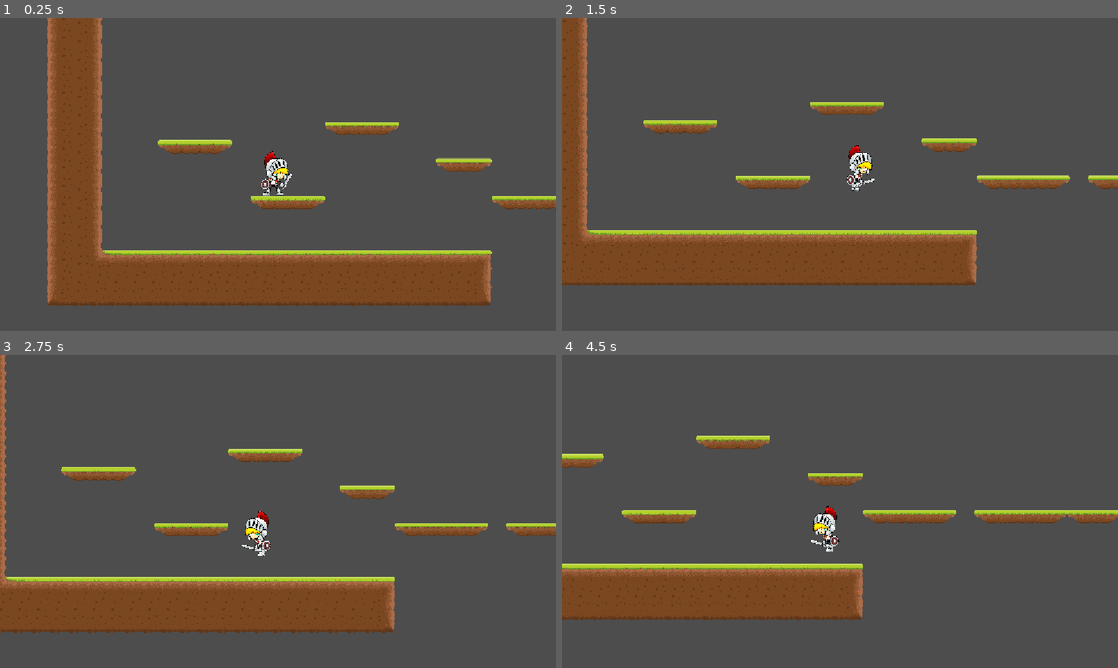
Above: before the commit, frames 1-4 (two rows, left to right).
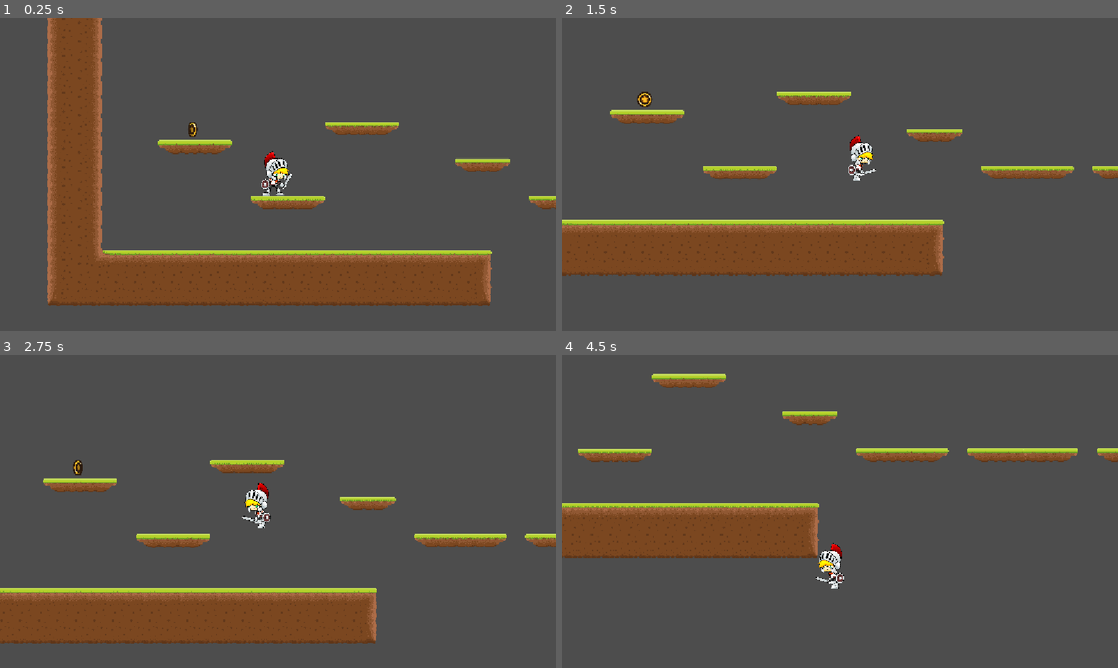
Above: after the commit, the same moments.

Repository: mxcoderr/platformer-terminus
Game: Godot game, scene res://scenes/game.tscn
The game is run twice, just before and just after one commit, with the same random seed, the same clock (stepped at 60 frames per second) and the same inputs.
Inputs:
- Up to frame 1 (0.25 s): no input
- Up to frame 2 (1.5 s): tap Enter (ui_accept) at 0.5, 0.6 s; hold Right (ui_right) from 0.53 s (still down); tap Space (jump, bound only after the commit) at 0.77, 0.8, 1.07, 1.35 s
- Up to frame 3 (2.75 s): tap Space (jump, bound only after the commit) at 1.52, 1.82, 2.3 s; tap Enter (ui_accept) at 1.55, 2.1 s; release Right (ui_right) at 2.03 s; hold Left (ui_left) from 2.03 s (still down)
- Up to frame 4 (4.5 s): release Left (ui_left) at 2.78 s; hold Right (ui_right) 2.78-4.28 s; tap Enter (ui_accept) at 2.85, 4.35 s; tap Space (jump, bound only after the commit) at 3.02, 3.32, 3.6, 3.77, 4.07 s; hold Left (ui_left) from 4.28 s (still down)

The runs differ from the first frame. In frame 1, 0.7% of the frame differs, in the area x 33-99%, y 33-62%; in frame 2, 16%; in frame 3, 14%; in frame 4, 24%, in the area x 0-100%, y 6-85%.

Commit message:
Add Coin Scene
Remove depricated code

Diff:
--- a/project.godot
+++ b/project.godot
@@ -21,6 +21,35 @@
 window/stretch/mode="canvas_items"
 window/stretch/aspect="expand"
 
+[input]
+
+jump={
+"deadzone": 0.2,
+"events": [Object(InputEventKey,"resource_local_to_scene":false,"resource_name":"","device":-1,"window_id":0,"alt_pressed":false,"shift_pressed":false,"ctrl_pressed":false,"meta_pressed":false,"pressed":false,"keycode":0,"physical_keycode":32,"key_label":0,"unicode":32,"location":0,"echo":false,"script":null)
+, Object(InputEventKey,"resource_local_to_scene":false,"resource_name":"","device":-1,"window_id":0,"alt_pressed":false,"shift_pressed":false,"ctrl_pressed":false,"meta_pressed":false,"pressed":false,"keycode":0,"physical_keycode":4194320,"key_label":0,"unicode":0,"location":0,"echo":false,"script":null)
+, Object(InputEventKey,"resource_local_to_scene":false,"resource_name":"","device":-1,"window_id":0,"alt_pressed":false,"shift_pressed":false,"ctrl_pressed":false,"meta_pressed":false,"pressed":false,"keycode":0,"physical_keycode":87,"key_label":0,"unicode":119,"location":0,"echo":false,"script":null)
+]
+}
+move_left={
+"deadzone": 0.2,
+"events": [Object(InputEventKey,"resource_local_to_scene":false,"resource_name":"","device":-1,"window_id":0,"alt_pressed":false,"shift_pressed":false,"ctrl_pressed":false,"meta_pressed":false,"pressed":false,"keycode":0,"physical_keycode":4194319,"key_label":0,"unicode":0,"location":0,"echo":false,"script":null)
+, Object(InputEventKey,"resource_local_to_scene":false,"resource_name":"","device":-1,"window_id":0,"alt_pressed":false,"shift_pressed":false,"ctrl_pressed":false,"meta_pressed":false,"pressed":false,"keycode":0,"physical_keycode":65,"key_label":0,"unicode":97,"location":0,"echo":false,"script":null)
+]
+}
+move_right={
+"deadzone": 0.2,
+"events": [Object(InputEventKey,"resource_local_to_scene":false,"resource_name":"","device":-1,"window_id":0,"alt_pressed":false,"shift_pressed":false,"ctrl_pressed":false,"meta_pressed":false,"pressed":false,"keycode":0,"physical_keycode":4194321,"key_label":0,"unicode":0,"location":0,"echo":false,"script":null)
+, Object(InputEventKey,"resource_local_to_scene":false,"resource_name":"","device":-1,"window_id":0,"alt_pressed":false,"shift_pressed":false,"ctrl_pressed":false,"meta_pressed":false,"pressed":false,"keycode":0,"physical_keycode":68,"key_label":0,"unicode":100,"location":0,"echo":false,"script":null)
+]
+}
+attack={
+"deadzone": 0.2,
+"events": [Object(InputEventMouseButton,"resource_local_to_scene":false,"resource_name":"","device":-1,"window_id":0,"alt_pressed":false,"shift_pressed":false,"ctrl_pressed":false,"meta_pressed":false,"button_mask":1,"position":Vector2(368, 25),"global_position":Vector2(382, 98),"factor":1.0,"button_index":1,"canceled":false,"pressed":true,"double_click":false,"script":null)
+, Object(InputEventKey,"resource_local_to_scene":false,"resource_name":"","device":-1,"window_id":0,"alt_pressed":false,"shift_pressed":false,"ctrl_pressed":false,"meta_pressed":false,"pressed":false,"keycode":0,"physical_keycode":4194322,"key_label":0,"unicode":0,"location":0,"echo":false,"script":null)
+, Object(InputEventKey,"resource_local_to_scene":false,"resource_name":"","device":-1,"window_id":0,"alt_pressed":false,"shift_pressed":false,"ctrl_pressed":false,"meta_pressed":false,"pressed":false,"keycode":0,"physical_keycode":83,"key_label":0,"unicode":115,"location":0,"echo":false,"script":null)
+]
+}
+
 [physics]
 
 3d/physics_engine="Jolt Physics"
--- /dev/null
+++ b/scenes/coin.tscn
@@ -0,0 +1,52 @@
+[gd_scene format=3 uid="uid://dr173jkxymms7"]
+
+[ext_resource type="Script" uid="uid://blqpcinsrjk2" path="res://scripts/coin.gd" id="1_jig8b"]
+[ext_resource type="Texture2D" uid="uid://8cfyfxeknbsi" path="res://assets/world/SkyRuins/Collectable Object/Sky_Ruins_2D_Platformer_Tileset_Collectable Object - Coin 01.png" id="1_wnlwo"]
+[ext_resource type="Texture2D" uid="uid://dg0coyl0o345u" path="res://assets/world/SkyRuins/Collectable Object/Sky_Ruins_2D_Platformer_Tileset_Collectable Object - Coin 02.png" id="2_jig8b"]
+[ext_resource type="Texture2D" uid="uid://ckcqxpscssfrw" path="res://assets/world/SkyRuins/Collectable Object/Sky_Ruins_2D_Platformer_Tileset_Collectable Object - Coin 03.png" id="3_xmuha"]
+[ext_resource type="Texture2D" uid="uid://b8g37d00ifbmg" path="res://assets/world/SkyRuins/Collectable Object/Sky_Ruins_2D_Platformer_Tileset_Collectable Object - Coin 04.png" id="4_kfxoj"]
+[ext_resource type="Texture2D" uid="uid://cd7xw8dygxxup" path="res://assets/world/SkyRuins/Collectable Object/Sky_Ruins_2D_Platformer_Tileset_Collectable Object - Coin 05.png" id="5_jsmju"]
+[ext_resource type="Texture2D" uid="uid://bf6jl5s3j5a4" path="res://assets/world/SkyRuins/Collectable Object/Sky_Ruins_2D_Platformer_Tileset_Collectable Object - Coin 06.png" id="6_s0mny"]
+
+[sub_resource type="SpriteFrames" id="SpriteFrames_kahox"]
+animations = [{
+"frames": [{
+"duration": 1.0,
+"texture": ExtResource("1_wnlwo")
+}, {
+"duration": 1.0,
+"texture": ExtResource("2_jig8b")
+}, {
+"duration": 1.0,
+"texture": ExtResource("3_xmuha")
+}, {
+"duration": 1.0,
+"texture": ExtResource("4_kfxoj")
+}, {
+"duration": 1.0,
+"texture": ExtResource("5_jsmju")
+}, {
+"duration": 1.0,
+"texture": ExtResource("6_s0mny")
+}],
+"loop": 1,
+"name": &"default",
+"speed": 8.0
+}]
+
+[sub_resource type="CircleShape2D" id="CircleShape2D_ostoq"]
+radius = 50.159744
+
+[node name="Coin" type="Area2D" unique_id=1980635153]
+collision_mask = 2
+script = ExtResource("1_jig8b")
+
+[node name="AnimatedSprite2D" type="AnimatedSprite2D" parent="." unique_id=1903764700]
+sprite_frames = SubResource("SpriteFrames_kahox")
+autoplay = "default"
+frame_progress = 0.7175231
+
+[node name="CollisionShape2D" type="CollisionShape2D" parent="." unique_id=1924090924]
+shape = SubResource("CircleShape2D_ostoq")
+
+[connection signal="body_entered" from="." to="." method="_on_body_entered"]
--- a/scenes/game.tscn
+++ b/scenes/game.tscn
@@ -48,7 +48,8 @@
 [ext_resource type="Texture2D" uid="uid://dqgdcgrerulnq" path="res://assets/knight/Jump (10).png" id="21_8ool0"]
 [ext_resource type="Texture2D" uid="uid://d2jvwwlvlpxqn" path="res://assets/knight/Walk (10).png" id="21_qouja"]
 [ext_resource type="Texture2D" uid="uid://ducf316lrttnv" path="res://assets/world/Tilesets/Floor.png" id="32_wljb1"]
-[ext_resource type="Script" uid="uid://dvcdadcgalx5e" path="res://scenes/follow.gd" id="33_v2yb1"]
+[ext_resource type="Script" uid="uid://dvcdadcgalx5e" path="res://scripts/follow.gd" id="33_v2yb1"]
+[ext_resource type="PackedScene" uid="uid://dr173jkxymms7" path="res://scenes/coin.tscn" id="49_rm0al"]
 
 [sub_resource type="TileSetAtlasSource" id="TileSetAtlasSource_v2yb1"]
 texture = ExtResource("32_wljb1")
@@ -319,6 +320,7 @@
 spawn = NodePath("World/Spawn")
 
 [node name="World" type="Node2D" parent="Level" unique_id=1720226140]
+position = Vector2(0, 1)
 script = ExtResource("2_oaba0")
 metadata/_edit_group_ = true
 
@@ -331,20 +333,29 @@
 tile_set = SubResource("TileSet_ajtct")
 
 [node name="plat_01" parent="Level/World" unique_id=1967754518 instance=ExtResource("2_8qswn")]
+visible = false
 
 [node name="plat_02" parent="Level/World" unique_id=1996705055 instance=ExtResource("3_rm0al")]
+visible = false
 
 [node name="plat_03" parent="Level/World" unique_id=1563764343 instance=ExtResource("4_i4re6")]
+visible = false
+
+[node name="Coin" parent="Level" unique_id=1980635153 instance=ExtResource("49_rm0al")]
+position = Vector2(1006, 1218)
 
 [node name="Player" type="CharacterBody2D" parent="Level" unique_id=734645926]
 position = Vector2(1595, 1517)
 scale = Vector2(0.5, 0.5)
+collision_layer = 2
 script = ExtResource("1_lnu2h")
 metadata/_edit_group_ = true
 
 [node name="AnimatedSprite2D" type="AnimatedSprite2D" parent="Level/Player" unique_id=452032685]
 sprite_frames = SubResource("SpriteFrames_ostoq")
 animation = &"player death"
+frame = 7
+frame_progress = 0.111712754
 
 [node name="CollisionShape2D" type="CollisionShape2D" parent="Level/Player" unique_id=817580666]
 position = Vector2(-8, 54)
--- a/scenes/level_config.gd
+++ b/scenes/level_config.gd
@@ -3,11 +3,10 @@
 @export var gravity_coefficient = 7.5
 
 @export var tile_size: int = 128
-@export var min_horizontal: int = 2
+@export var min_horizontal: int = 3
 @export var max_horizontal: int = 6
 @export var min_vertical: int = 2
 @export var max_vertical: int = 3
-@export var count: int = 10 # Amount of platforms preloaded
 
 @export var platforms: Array[PackedScene]
 @export var spawn: Node2D # Start platform
--- /dev/null
+++ b/scripts/coin.gd
@@ -0,0 +1,4 @@
+extends Area2D
+
+func _on_body_entered(body: Node2D) -> void:
+	queue_free()
--- a/scripts/player.gd
+++ b/scripts/player.gd
@@ -9,12 +9,12 @@
 var gravity_coefficient = 7.5
 
 func _physics_process(delta: float) -> void:
-	var direction := Input.get_axis("ui_left", "ui_right")
+	var direction := Input.get_axis("move_left", "move_right")
 
 	if not is_on_floor():
 		velocity += get_gravity() * delta * gravity_coefficient
 
-	if Input.is_action_just_pressed("ui_accept") and is_on_floor():
+	if Input.is_action_just_pressed("jump") and is_on_floor():
 		velocity.y = JUMP_VELOCITY
 
 	if direction:
--- a/scripts/world.gd
+++ b/scripts/world.gd
@@ -24,18 +24,20 @@
 
 # Generate one platform
 func generate_one():
-	var direction: int = rng.randi_range(-3, 3)
-	var direction_y: int = 0
-	if direction < 0:
-		direction_y = -rng.randi_range(config.min_vertical, config.max_vertical) * config.tile_size
-	elif direction > 0:
-		direction_y = rng.randi_range(config.min_vertical, config.max_vertical) * config.tile_size
+#		The range sets the probability for platforms on same y level.
+#		The higher the range the lower the probability for the next platform to be on the same y level.
+		var direction: int = rng.randi_range(-3, 3)
+		var direction_y: int = 0
+		if direction < 0:
+			direction_y = -rng.randi_range(config.min_vertical, config.max_vertical) * config.tile_size
+		elif direction > 0:
+			direction_y = rng.randi_range(config.min_vertical, config.max_vertical) * config.tile_size
 
-	var max_x: int = max(config.min_horizontal, config.max_horizontal - abs(direction_y) / config.tile_size)
-	var direction_x: int = rng.randi_range(config.min_horizontal, max_x) * config.tile_size
+		var max_x: int = max(config.min_horizontal, config.max_horizontal - abs(direction_y) / config.tile_size)
+		var direction_x: int = rng.randi_range(config.min_horizontal, max_x) * config.tile_size
 
-	var scene: PackedScene = config.platforms[rng.randi_range(0, config.platforms.size() - 1)]
-	var plat: Node2D = scene.instantiate()
-	plat.position = last_pos + Vector2(direction_x, direction_y)
-	add_child(plat)
-	last_pos = plat.position
+		var scene: PackedScene = config.platforms[rng.randi_range(0, config.platforms.size() - 1)]
+		var plat: Node2D = scene.instantiate()
+		plat.position = last_pos + Vector2(direction_x, direction_y)
+		add_child(plat)
+		last_pos = plat.position
Binary file added: assets/world/SkyRuins/Background/Sky_Ruins_2D_Platformer_Tileset_Background - Layer 00.png
Not shown, added: assets/world/SkyRuins/Background/Sky_Ruins_2D_Platformer_Tileset_Background - Layer 00.png.import
Binary file added: assets/world/SkyRuins/Background/Sky_Ruins_2D_Platformer_Tileset_Background - Layer 01.png
Not shown, added: assets/world/SkyRuins/Background/Sky_Ruins_2D_Platformer_Tileset_Background - Layer 01.png.import
Binary file added: assets/world/SkyRuins/Collectable Object/Sky_Ruins_2D_Platformer_Tileset_Collectable Object - Coin 01.png
Not shown, added: assets/world/SkyRuins/Collectable Object/Sky_Ruins_2D_Platformer_Tileset_Collectable Object - Coin 01.png.import
Binary file added: assets/world/SkyRuins/Collectable Object/Sky_Ruins_2D_Platformer_Tileset_Collectable Object - Coin 02.png
Not shown, added: assets/world/SkyRuins/Collectable Object/Sky_Ruins_2D_Platformer_Tileset_Collectable Object - Coin 02.png.import
Binary file added: assets/world/SkyRuins/Collectable Object/Sky_Ruins_2D_Platformer_Tileset_Collectable Object - Coin 03.png
Not shown, added: assets/world/SkyRuins/Collectable Object/Sky_Ruins_2D_Platformer_Tileset_Collectable Object - Coin 03.png.import
Binary file added: assets/world/SkyRuins/Collectable Object/Sky_Ruins_2D_Platformer_Tileset_Collectable Object - Coin 04.png
Not shown, added: assets/world/SkyRuins/Collectable Object/Sky_Ruins_2D_Platformer_Tileset_Collectable Object - Coin 04.png.import
(and 141 more such lines)
